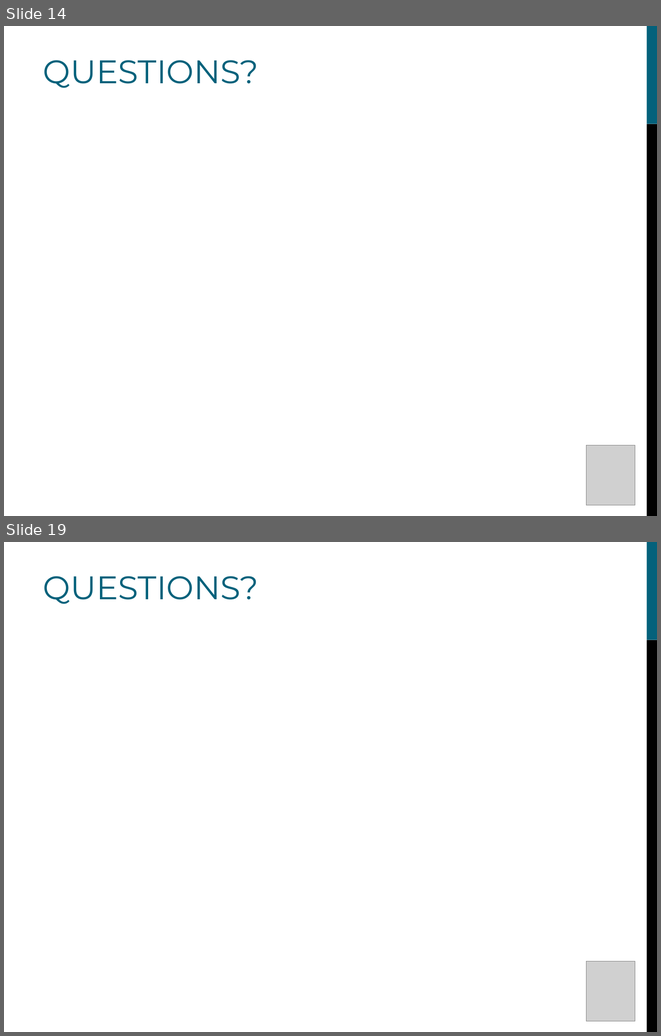
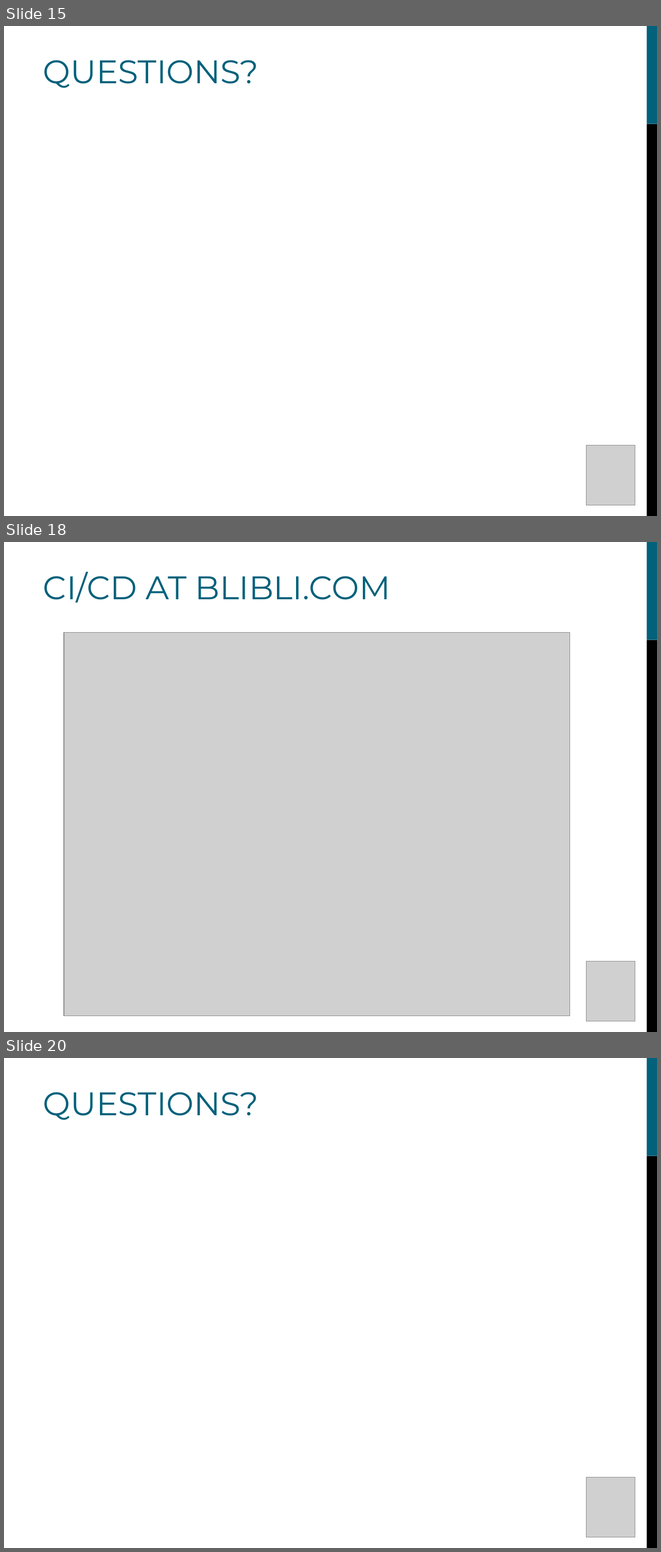
Before and after one commit to ericsonrumuy7/Jenkins-future, a slide deck: jenkins.ppt. Shown one above the other, each under a label of ours: slides 14 and 19 before the commit, slides 15, 18 and 20 after it; the slides between them are not shown. The pictures are 661x1036 and 661x1552 pixels, drawn with LibreOffice and Linux fonts; fonts in the diff are those of the drawing; grey boxes stand for pictures; background and template pictures are left out. Boxes give left, top, right and bottom in pixels: in the first picture for what was removed or moved away, otherwise in the second. Text is boxed around its words. In the diff, an @@ line names an element or a change of style, - is before the commit and + after.

```diff
--- a/jenkins.ppt
+++ b/jenkins.ppt
@@ slide 18 added at <box>4,542,657,1032</box>, background #FFFFFF; not listed: 2 template elements that a slide beside it also shows @@
@@ text added at <box>43,572,390,602</box>, 36 pt, text #04617B @@
+CI/CD AT BLIBLI.COM
@@ picture added at <box>64,632,570,1015</box> @@
@@ picture added at <box>586,961,635,1021</box> @@
@@ what was slide 14 is now slide 15 @@
@@ what was slide 19 is now slide 20 @@
```
Also in this commit, not shown: 2 slides changed, 4 other slides added, 1 slide removed, 1 other file.
